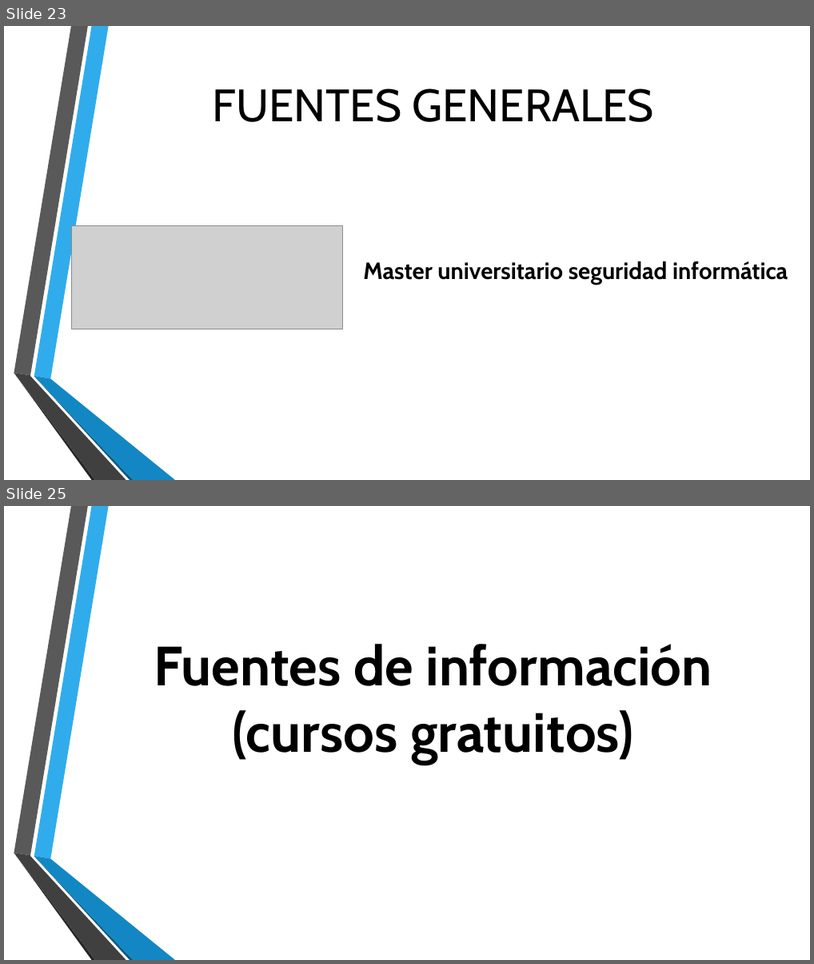
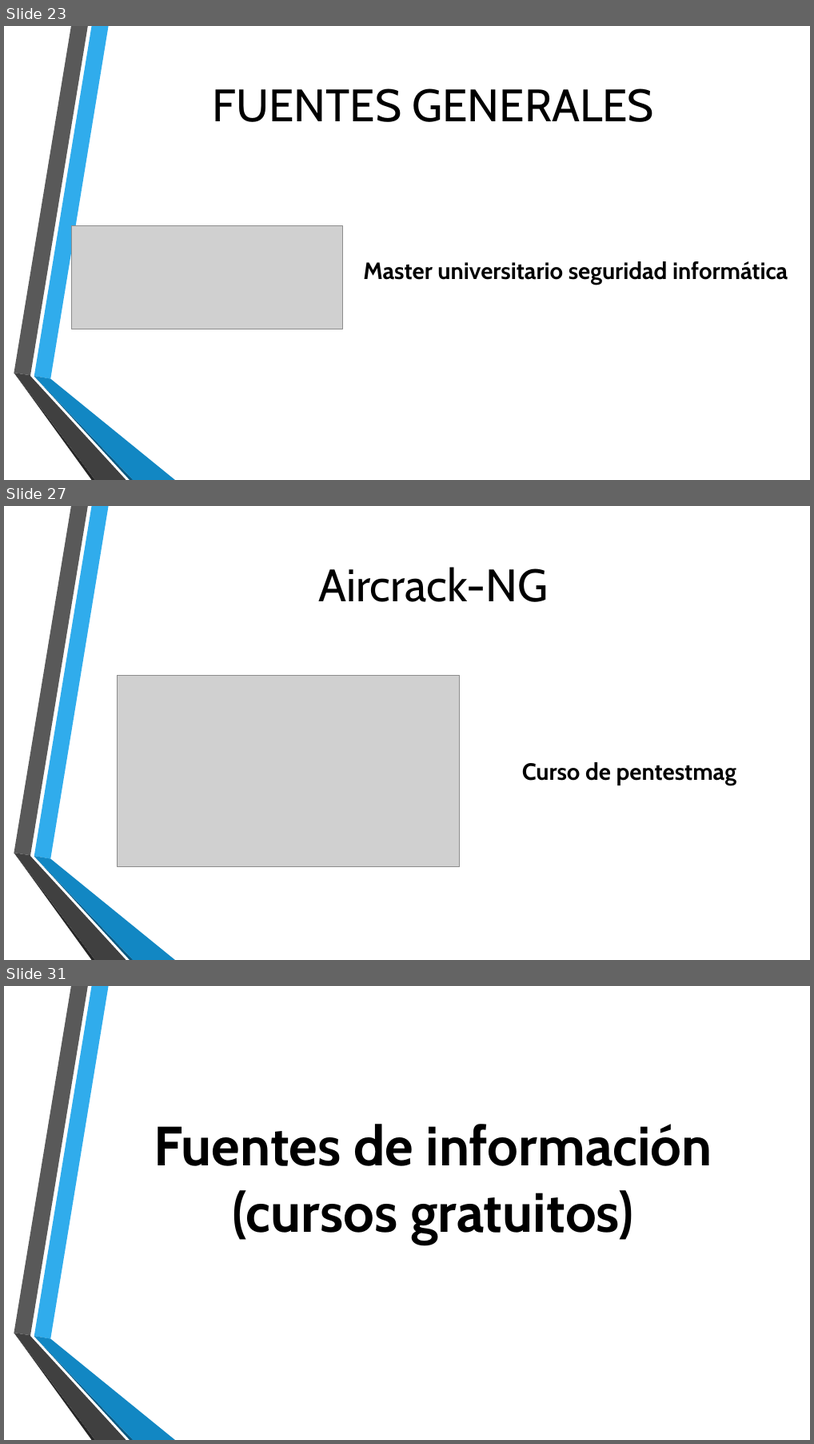
Before and after one commit to Rijaelto/TG1, a slide deck: TG1_final.pptx. Shown one above the other, each under a label of ours: slides 23 and 25 before the commit, slides 23, 27 and 31 after it; the slides between them are not shown. The pictures are 814x964 and 814x1444 pixels, drawn with LibreOffice and Linux fonts; fonts in the diff are those of the drawing; grey boxes stand for pictures; background and template pictures are left out. Boxes give left, top, right and bottom in pixels: in the first picture for what was removed or moved away, otherwise in the second. Text is boxed around its words. In the diff, an @@ line names an element or a change of style, - is before the commit and + after.

```diff
--- a/TG1_final.pptx
+++ b/TG1_final.pptx
@@ slide 27 added at (4,506,810,960), background picture (left out); not listed: 6 template elements that a slide beside it also shows @@
@@ title added at (318,567,549,602), 54 pt, text #000000 @@
+Aircrack-NG
@@ picture added at (117,676,460,867) @@
@@ text added at (522,762,737,785), 28 pt, text #000000, bold @@
+Curso de pentestmag
@@ what was slide 25 is now slide 31 @@
```
Also in this commit, not shown: 6 other slides added, 1 slide removed.
